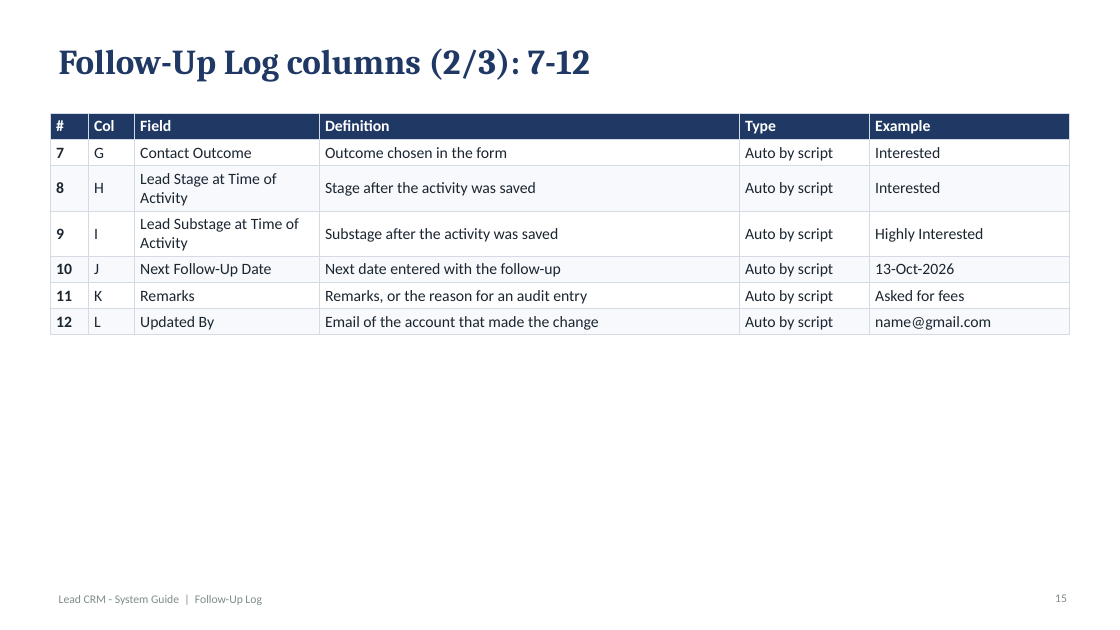
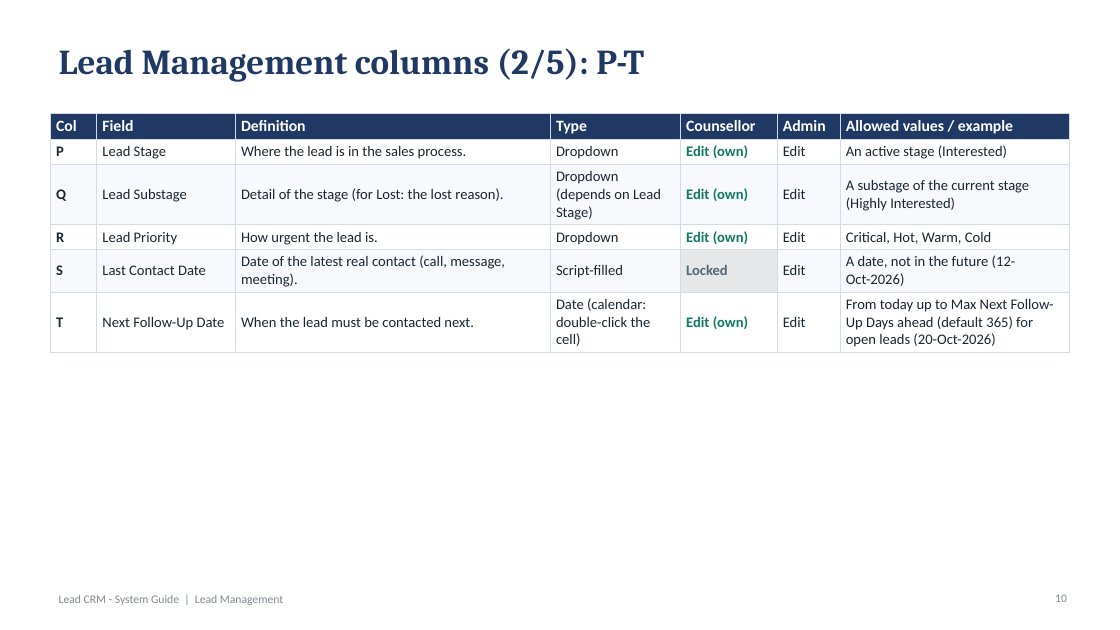
Before and after one commit to rahul123456789101112/call-centre-lead-crm, a slide deck: slide 10 of docs/Lead_CRM_System_Guide.pptx (slide 15 before the commit). Drawn at 1120x630 pixels with LibreOffice and Linux fonts; fonts in the diff are those of the drawing. Boxes give left, top, right and bottom in pixels: in the first picture for what was removed or moved away, otherwise in the second. Text is boxed around its words. In the diff, an @@ line names an element or a change of style, - is before the commit and + after.

```diff
--- a/docs/Lead_CRM_System_Guide.pptx
+++ b/docs/Lead_CRM_System_Guide.pptx
@@ title at (x1=59, y1=48, x2=644, y2=82): text changed @@
-Follow-Up Log columns (2/3): 7-12
+Lead Management columns (2/5): P-T
@@ table at (x1=50, y1=113, x2=1070, y2=351) @@
-# | Col | Field | Definition | Type | Example
-7 | G | Contact Outcome | Outcome chosen in the form | Auto by script | Interested
-8 | H | Lead Stage at Time of Activity | Stage after the activity was saved | Auto by script | Interested
-9 | I | Lead Substage at Time of Activity | Substage after the activity was saved | Auto by script | Highly Interested
-10 | J | Next Follow-Up Date | Next date entered with the follow-up | Auto by script | 13-Oct-2026
-11 | K | Remarks | Remarks, or the reason for an audit entry | Auto by script | Asked for fees
-12 | L | Updated By | Email of the account that made the change | Auto by script | name@gmail.com
+Col | Field | Definition | Type | Counsellor | Admin | Allowed values / example
+P | Lead Stage | Where the lead is in the sales process. | Dropdown | Edit (own) | Edit | An active stage (Interested)
+Q | Lead Substage | Detail of the stage (for Lost: the lost reason). | Dropdown (depends on Lead Stage) | Edit (own) | Edit | A substage of the current stage (Highly Interested)
+R | Lead Priority | How urgent the lead is. | Dropdown | Edit (own) | Edit | Critical, Hot, Warm, Cold
+S | Last Contact Date | Date of the latest real contact (call, message, meeting). | Script-filled | Locked | Edit | A date, not in the future (12-Oct-2026)
+T | Next Follow-Up Date | When the lead must be contacted next. | Date (calendar: double-click the cell) | Edit (own) | Edit | From today up to Max Next Follow-Up Days ahead (default 365) for open leads (20-Oct-2026)
@@ text at (x1=59, y1=595, x2=283, y2=605): text changed @@
-Lead CRM - System Guide | Follow-Up Log
+Lead CRM - System Guide | Lead Management
@@ page number at (x1=1055, y1=594, x2=1067, y2=602): text changed @@
-15
+10
```
Also in this commit, not shown: 51 other slides changed, 22 slides added, 13 slides removed.
